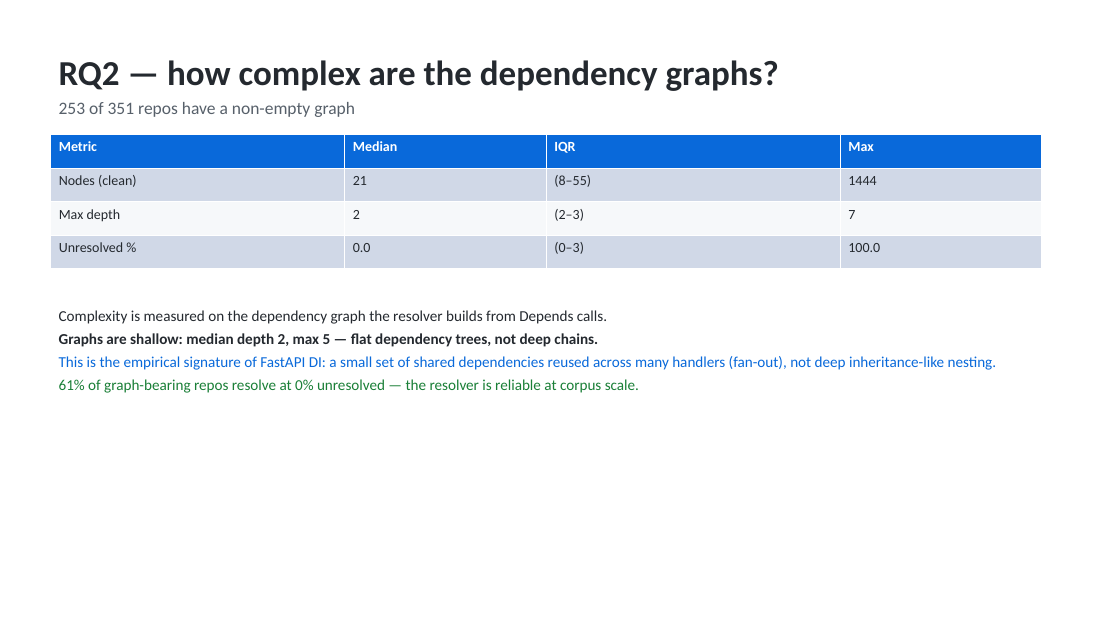
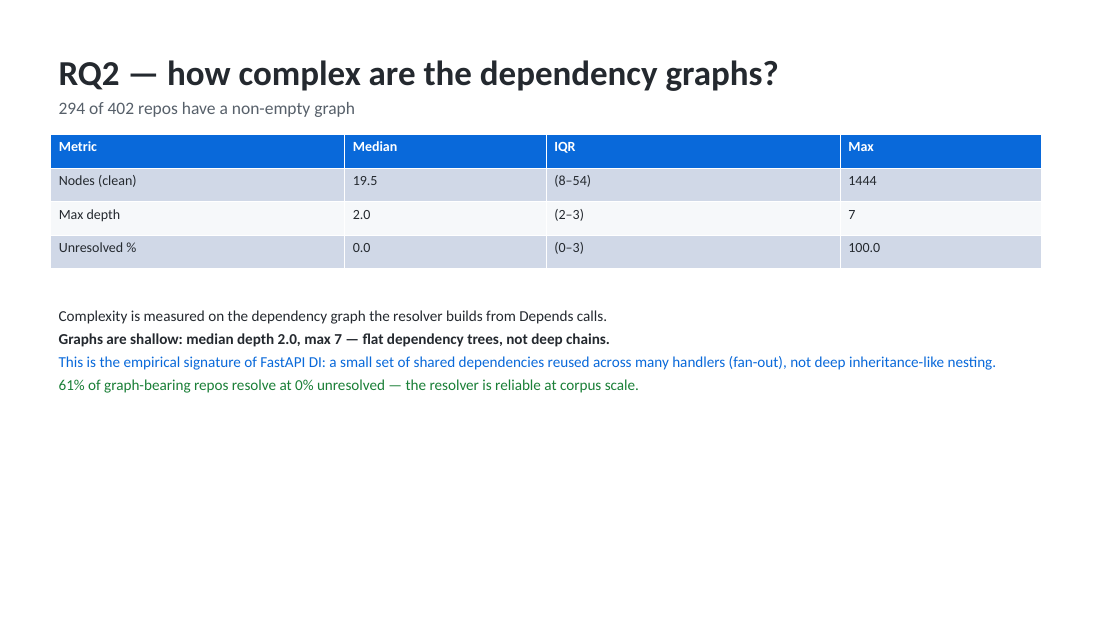
Before and after one commit to codeCrack-01/fastapi-di-empirical-study, a slide deck: slide 14 of analysis/out/fastapi_di_presentation.pptx. Drawn at 1120x630 pixels with LibreOffice and Linux fonts; fonts in the diff are those of the drawing. Boxes give left, top, right and bottom in pixels: in the first picture for what was removed or moved away, otherwise in the second. Text is boxed around its words. In the diff, an @@ line names an element or a change of style, - is before the commit and + after.

```diff
--- a/analysis/out/fastapi_di_presentation.pptx
+++ b/analysis/out/fastapi_di_presentation.pptx
@@ text at (59, 102, 355, 117): text changed @@
-253 of 351 repos have a non-empty graph
+294 of 402 repos have a non-empty graph
@@ table at (50, 134, 1042, 269) @@
-row 2, column 2: 21
+row 2, column 2: 19.5
-row 2, column 3: (8–55)
+row 2, column 3: (8–54)
-row 3, column 2: 2
+row 3, column 2: 2.0
@@ text at (59, 333, 610, 347): text changed @@
-Graphs are shallow: median depth 2, max 5 — flat dependency trees, not deep chains.
+Graphs are shallow: median depth 2.0, max 7 — flat dependency trees, not deep chains.
```
Also in this commit, not shown: 19 other slides changed, 29 other files.
